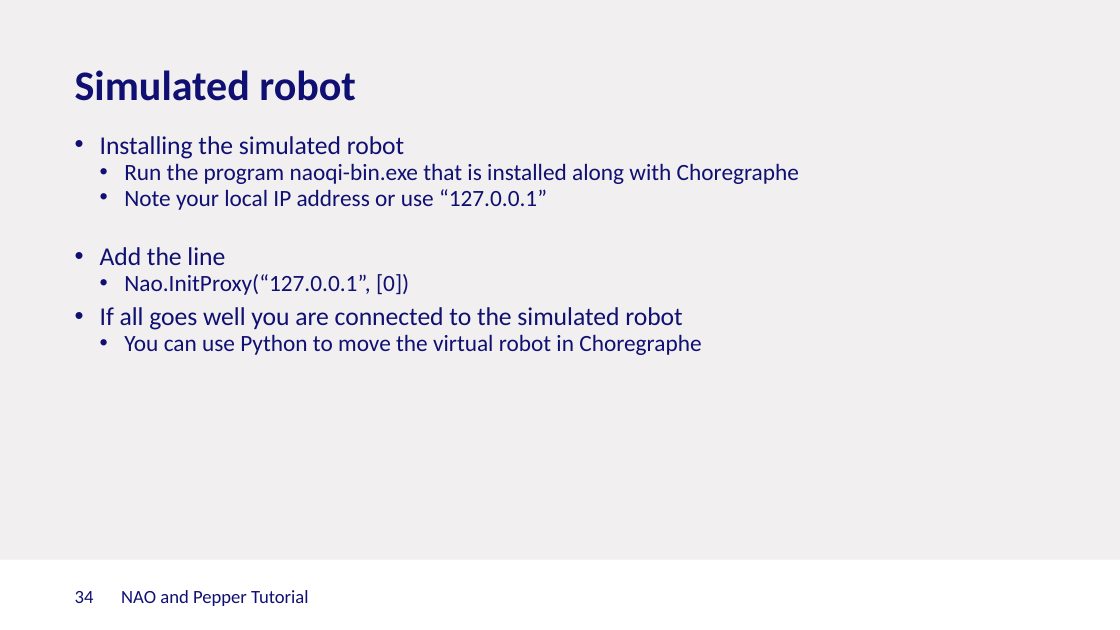
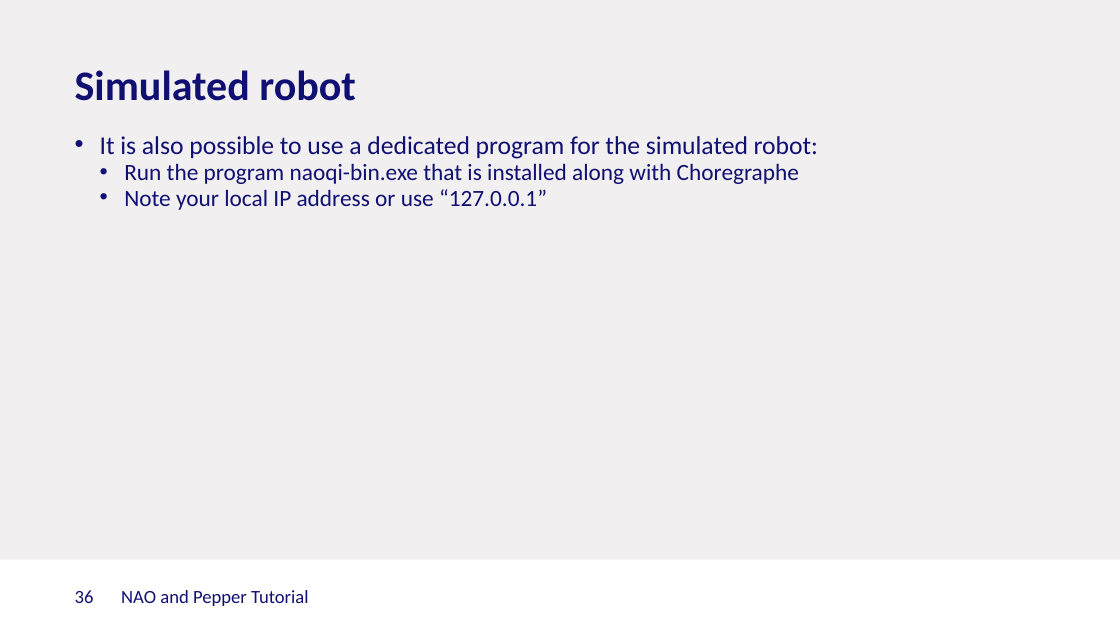
Before and after one commit to Rctue/nao-lib, a slide deck: slide 36 of Nao and Pepper.pptx (slide 34 before the commit). Drawn at 1120x630 pixels with LibreOffice and Linux fonts; fonts in the diff are those of the drawing; background and template pictures are left out. Boxes give left, top, right and bottom in pixels: in the first picture for what was removed or moved away, otherwise in the second. Text is boxed around its words. In the diff, an @@ line names an element or a change of style, - is before the commit and + after.

Commit message:
updated guides for python3

```diff
--- a/Nao and Pepper.pptx
+++ b/Nao and Pepper.pptx
@@ text at (100, 136, 818, 159): text changed @@
-    • Installing the simulated robot
+    • It is also possible to use a dedicated program for the simulated robot:
@@ text at (100, 247, 701, 355): paragraphs removed @@
-    • Add the line
-      • Nao.InitProxy(“127.0.0.1”, [0])
-    • If all goes well you are connected to the simulated robot
-      • You can use Python to move the virtual robot in Choregraphe
@@ page number at (75, 590, 94, 603): text changed @@
-34
+36
```
Also in this commit, not shown: 15 other slides changed, 1 slide added, 3 other files.
